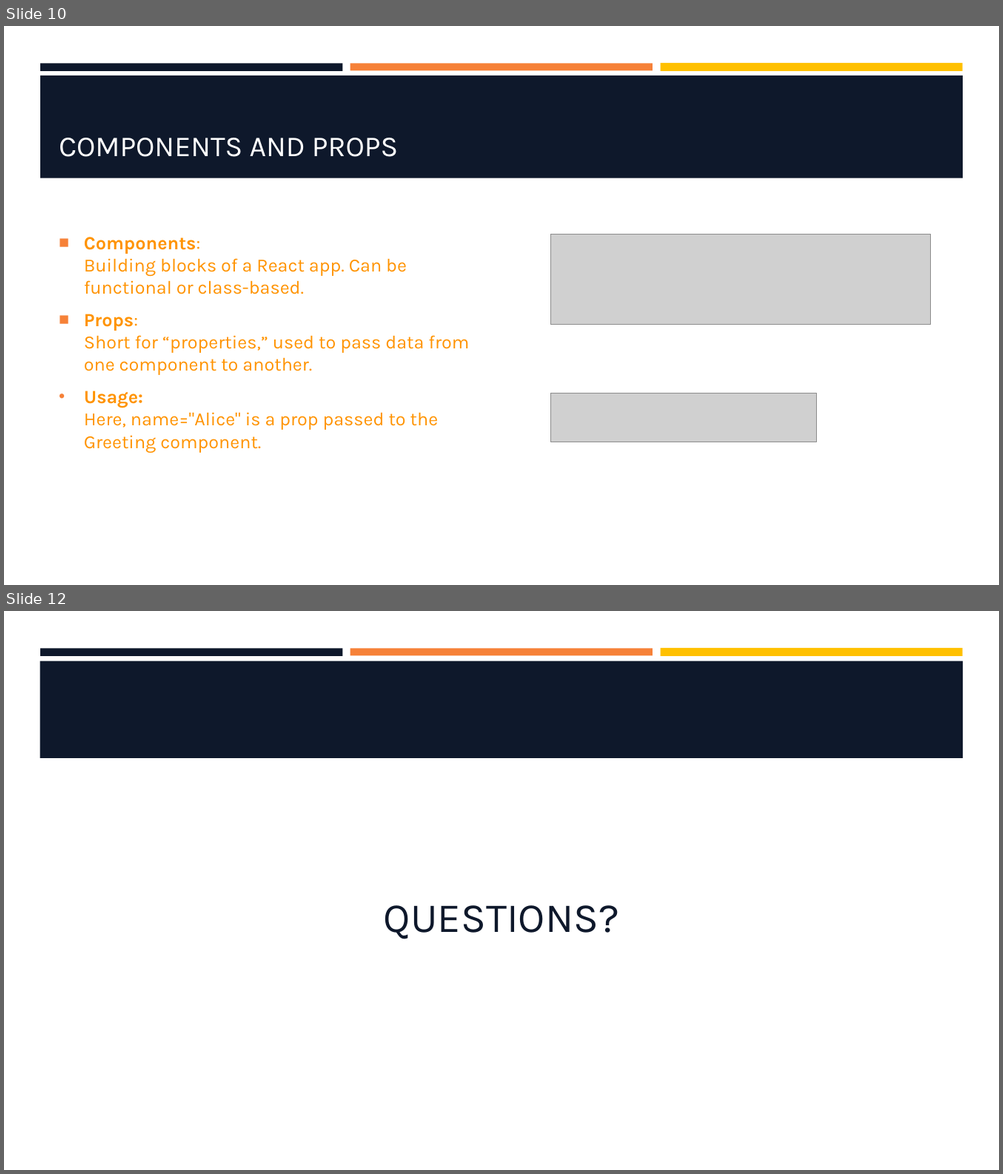
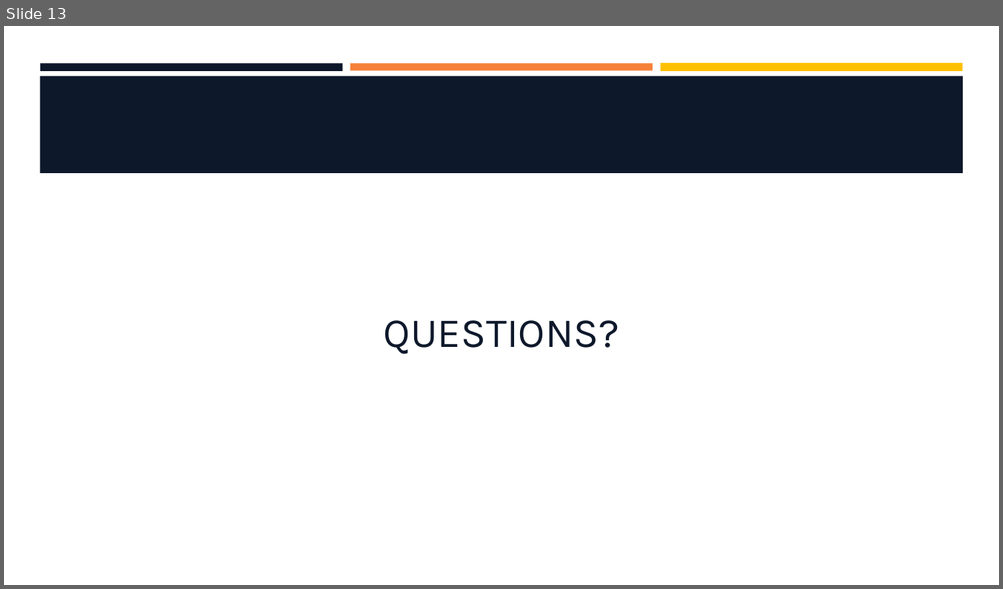
Before and after one commit to hawkeye1900/SBC-Sept24, a slide deck: week-10/W10-S2-ReactContext/W10-S2-ReactContext.pptx. Shown one above the other, each under a label of ours: slides 10 and 12 before the commit, slide 13 after it; the slides between them are not shown. The pictures are 1003x1174 and 1003x589 pixels, drawn with LibreOffice and Linux fonts; fonts in the diff are those of the drawing; grey boxes stand for pictures; background and template pictures are left out. Boxes give left, top, right and bottom in pixels: in the first picture for what was removed or moved away, otherwise in the second. Text is boxed around its words. In the diff, an @@ line names an element or a change of style, - is before the commit and + after.

```diff
--- a/week-10/W10-S2-ReactContext/W10-S2-ReactContext.pptx
+++ b/week-10/W10-S2-ReactContext/W10-S2-ReactContext.pptx
@@ slide 10 removed at <box>4,26,999,585</box>, background #FFFFFF; not listed: 3 template elements that a slide beside it also shows @@
@@ rectangle removed at <box>40,76,963,178</box> @@
@@ title removed at <box>59,138,398,157</box> @@
-COMPONENTS AND PROPS
@@ text removed at <box>84,237,469,453</box> @@
-■ Components:
-  Building blocks of a React app. Can be functional or class-based.
-■ Props:
-  Short for “properties,” used to pass data from one component to another.
-• Usage:
-  Here, name="Alice" is a prop passed to the Greeting component.
@@ picture removed at <box>551,235,930,325</box> @@
@@ picture removed at <box>551,393,817,442</box> @@
@@ what was slide 12 is now slide 13 @@
```
Also in this commit, not shown: 3 slides changed, 9 slides added, 7 other slides removed.
